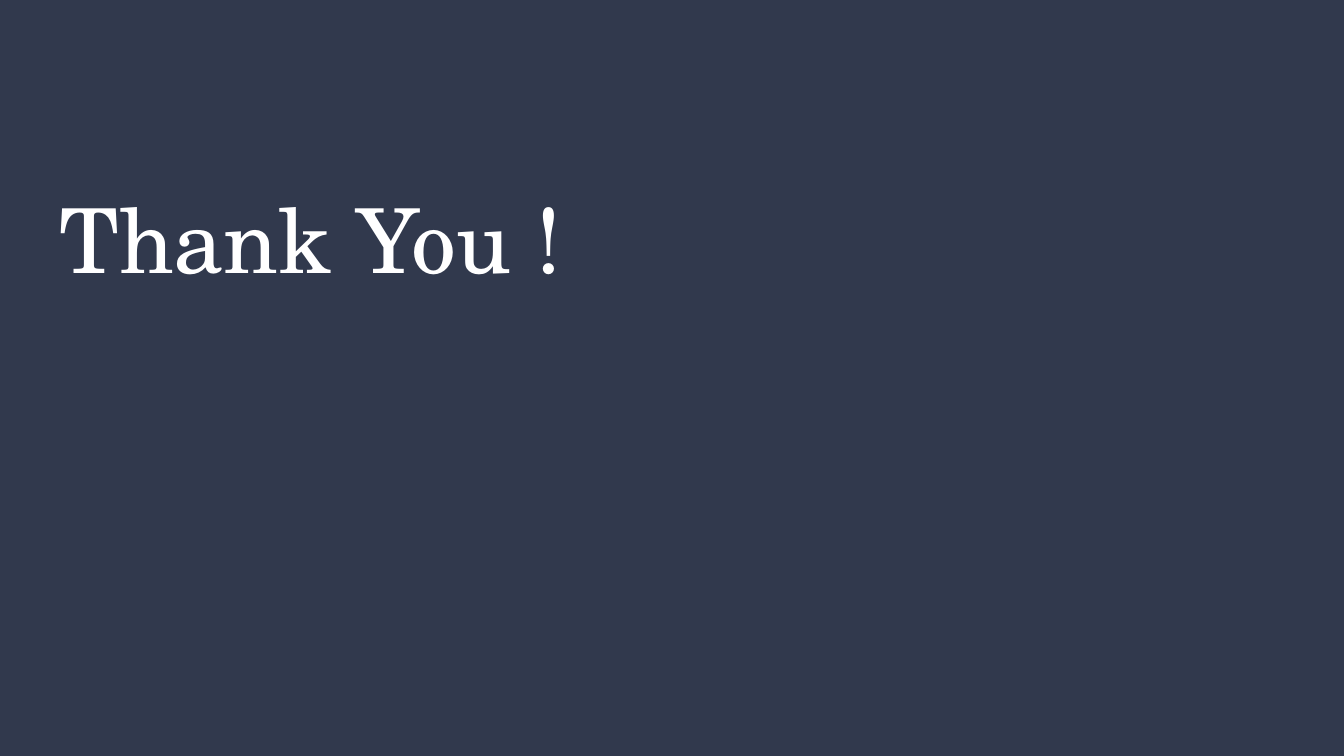
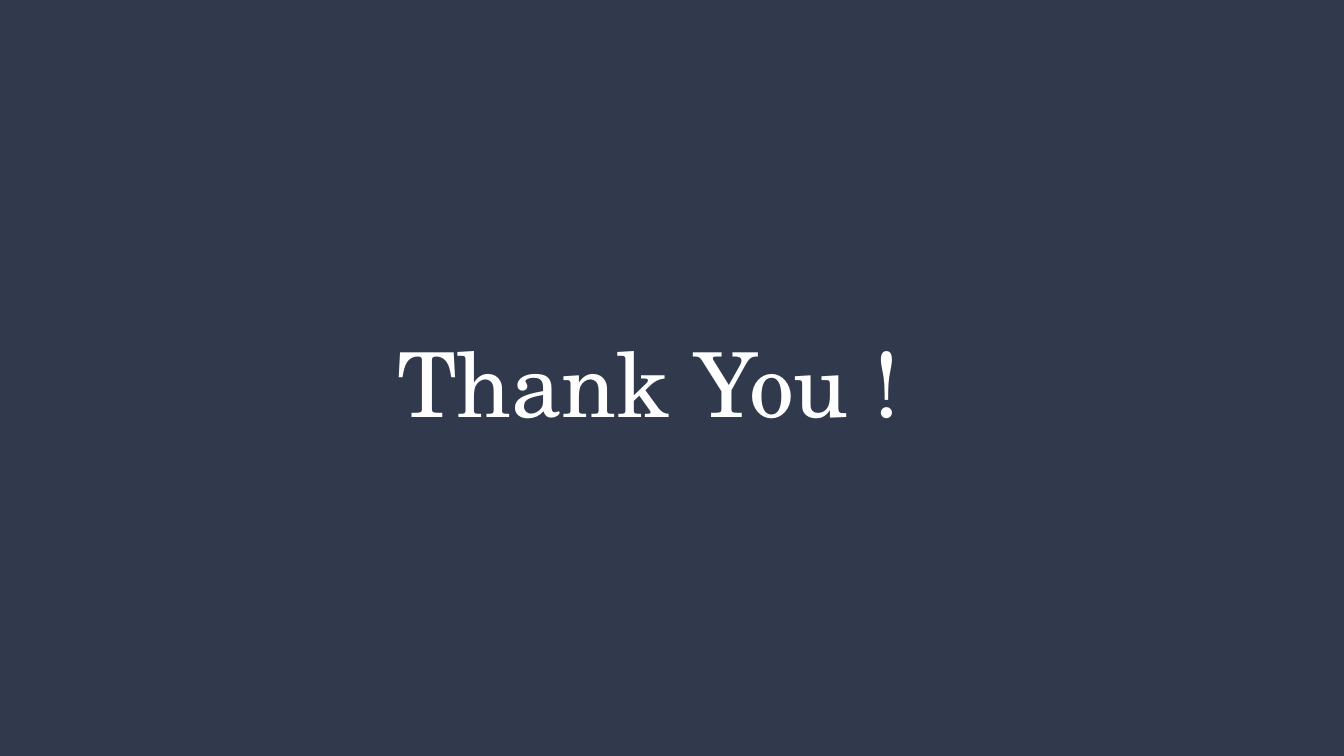
Before and after one commit to hoangphuc05/group_assembler, a slide deck: slide 7 of Group Assemble Algorithm.pptx (slide 6 before the commit). Drawn at 1344x756 pixels with LibreOffice and Linux fonts; fonts in the diff are those of the drawing. Boxes give left, top, right and bottom in pixels: in the first picture for what was removed or moved away, otherwise in the second. Text is boxed around its words. In the diff, an @@ line names an element or a change of style, - is before the commit and + after.

```diff
--- a/Group Assemble Algorithm.pptx
+++ b/Group Assemble Algorithm.pptx
@@ title "Thank You !": place and size @@
-title "Thank You !" at [59,207,511,275]
+title "Thank You !" at [397,351,849,419]
```
Also in this commit, not shown: 2 other slides changed, 1 slide added, 2 other files.
